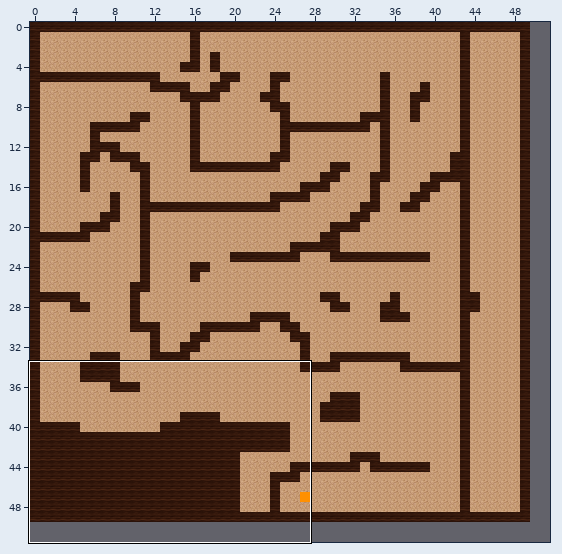
Two versions of a level (Tiled map, ViralTree/Content/other/level/lv1.tmx). The first picture is a wide view before the edit; the outline marks the close-up.
Close-up. Old version:
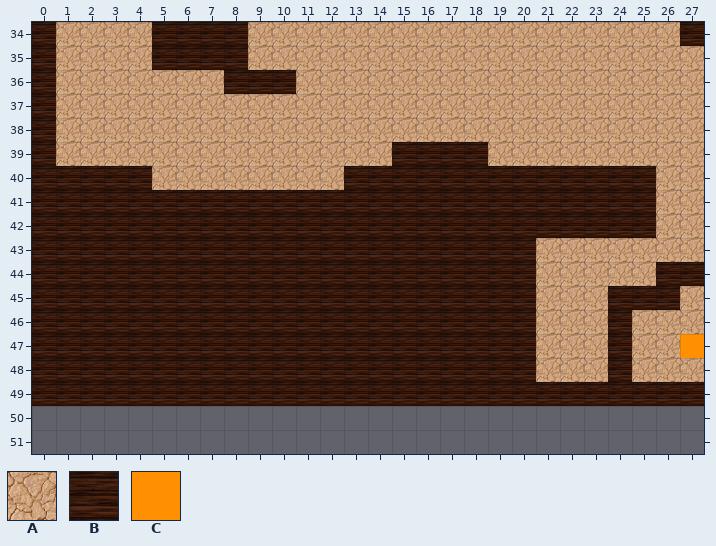
Cells are 128x128 px. Shown: x 0..27, y 34..51. The commit also changed other parts of the map, which this record leaves out.
Key: from "tileSet": A 1, B 2, C 3.
_ is an empty cell.
Layer "Kachelebene 1" before, first column x 0:
34 BAAAABBBBAAAAAAAAAAAAAAAAAAB
35 BAAAABBBBAAAAAAAAAAAAAAAAAAA
36 BAAAAAAABBBAAAAAAAAAAAAAAAAA
37 BAAAAAAAAAAAAAAAAAAAAAAAAAAA
38 BAAAAAAAAAAAAAAAAAAAAAAAAAAA
39 BAAAAAAAAAAAAAABBBBAAAAAAAAA
40 BBBBBAAAAAAAABBBBBBBBBBBBBAA
41 BBBBBBBBBBBBBBBBBBBBBBBBBBAA
42 BBBBBBBBBBBBBBBBBBBBBBBBBBAA
43 BBBBBBBBBBBBBBBBBBBBBAAAAAAA
44 BBBBBBBBBBBBBBBBBBBBBAAAAABB
45 BBBBBBBBBBBBBBBBBBBBBAAABBBA
46 BBBBBBBBBBBBBBBBBBBBBAAABAAA
47 BBBBBBBBBBBBBBBBBBBBBAAABAAC
48 BBBBBBBBBBBBBBBBBBBBBAAABAAA
49 BBBBBBBBBBBBBBBBBBBBBBBBBBBB
50 ____________________________
51 ____________________________
Now the later version:
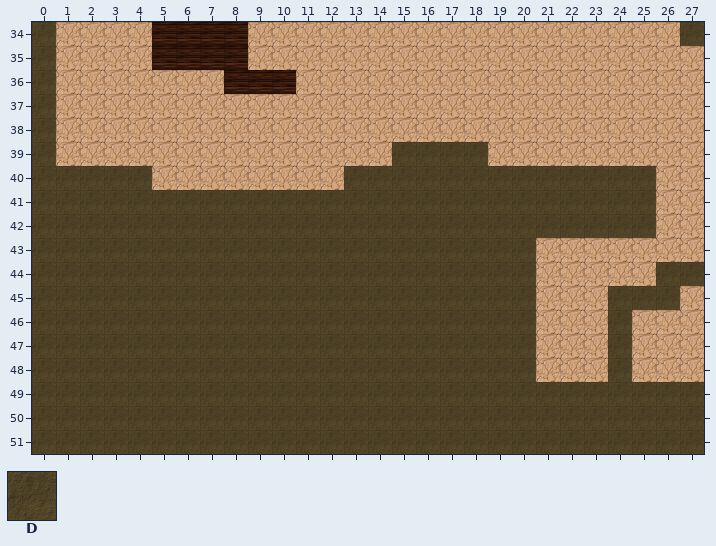
Further tiles: from "tileSet": D 10.
Edits made:
Layer "Kachelebene 1":
y 34: x 0 B -> D; x 27 B -> D
y 35..38: x 0 B -> D
y 39: x 0 B -> D; x 15..18 BBBB -> DDDD
y 40: x 0..4 BBBBB -> DDDDD; x 13..25 BBBBBBBBBBBBB -> DDDDDDDDDDDDD
y 41..42: x 0..25 BBBBBBBBBBBBBBBBBBBBBBBBBB -> DDDDDDDDDDDDDDDDDDDDDDDDDD
y 43: x 0..20 BBBBBBBBBBBBBBBBBBBBB -> DDDDDDDDDDDDDDDDDDDDD
y 44: x 0..20 BBBBBBBBBBBBBBBBBBBBB -> DDDDDDDDDDDDDDDDDDDDD; x 26..27 BB -> DD
y 45: x 0..20 BBBBBBBBBBBBBBBBBBBBB -> DDDDDDDDDDDDDDDDDDDDD; x 24..26 BBB -> DDD
y 46: x 0..20 BBBBBBBBBBBBBBBBBBBBB -> DDDDDDDDDDDDDDDDDDDDD; x 24 B -> D
y 47: x 0..20 BBBBBBBBBBBBBBBBBBBBB -> DDDDDDDDDDDDDDDDDDDDD; x 24 B -> D; x 27 C -> A
y 48: x 0..20 BBBBBBBBBBBBBBBBBBBBB -> DDDDDDDDDDDDDDDDDDDDD; x 24 B -> D
y 49: x 0..27 BBBBBBBBBBBBBBBBBBBBBBBBBBBB -> DDDDDDDDDDDDDDDDDDDDDDDDDDDD
y 50..51: x 0..27 ____________________________ -> DDDDDDDDDDDDDDDDDDDDDDDDDDDD
Boxes around the changes in both close-ups, in picture pixels (x1, y1, x2, y2):
changed: (32, 22, 704, 454)
